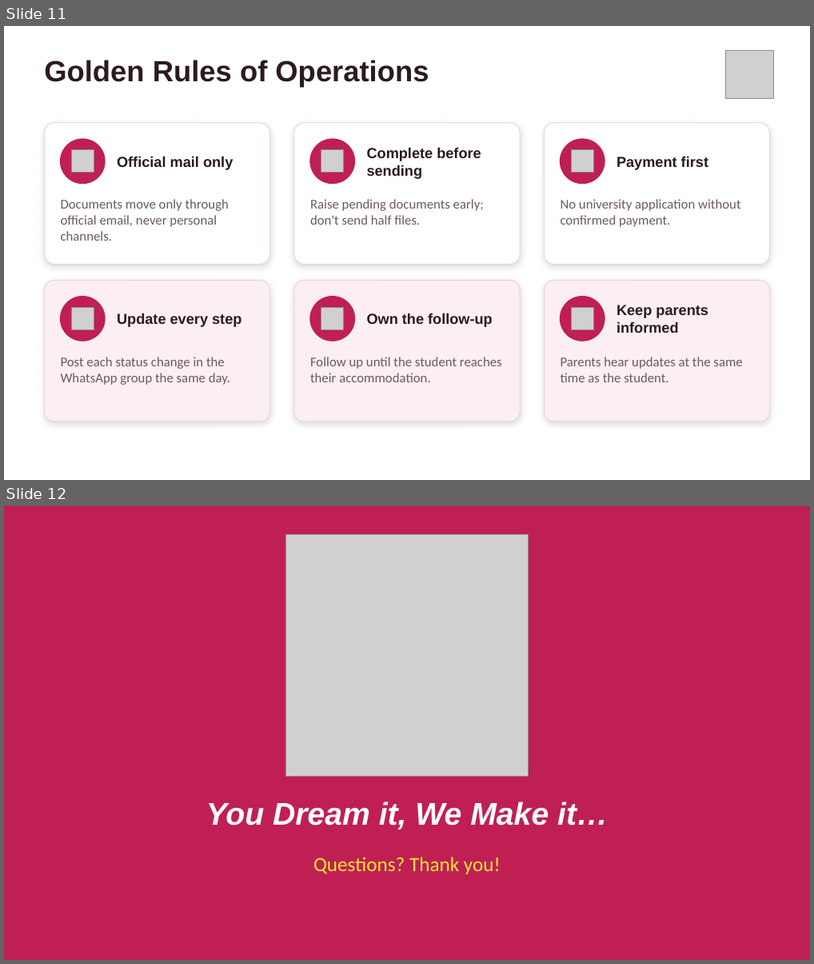
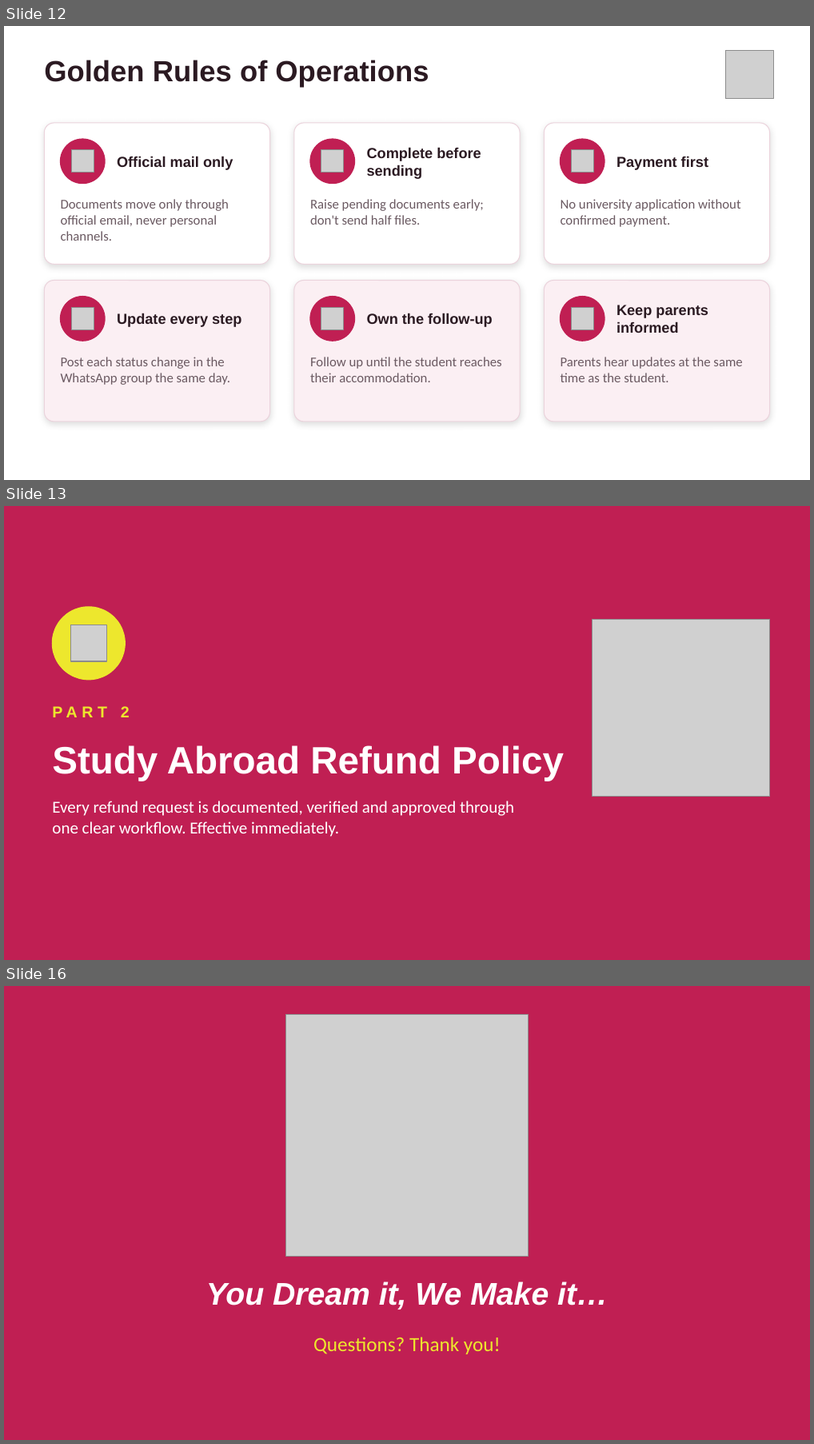
Before and after one commit to abijeethtiwariani-dot/alizon-os, a slide deck: Medcity_Operations_Workflow.pptx. Shown one above the other, each under a label of ours: slides 11 and 12 before the commit, slides 12, 13 and 16 after it; the slides between them are not shown. The pictures are 814x964 and 814x1444 pixels, drawn with LibreOffice and Linux fonts; fonts in the diff are those of the drawing; grey boxes stand for pictures. Boxes give left, top, right and bottom in pixels: in the first picture for what was removed or moved away, otherwise in the second. Text is boxed around its words. In the diff, an @@ line names an element or a change of style, - is before the commit and + after.

```diff
--- a/Medcity_Operations_Workflow.pptx
+++ b/Medcity_Operations_Workflow.pptx
@@ slide 13 added at bbox=[4, 506, 810, 960], background #C01F53 @@
@@ ellipse added at bbox=[52, 607, 125, 680], fill #EDE72D, outline #EDE72D 1 pt @@
@@ picture added at bbox=[70, 625, 106, 662] @@
@@ picture added at bbox=[593, 619, 770, 796] @@
@@ text added at bbox=[121, 706, 130, 717], 14 pt, text #EDE72D, bold @@
+PART 2
@@ text added at bbox=[52, 745, 564, 780], 34 pt, text #FFFFFF, bold @@
+Study Abroad Refund Policy
@@ text added at bbox=[52, 800, 514, 836], 15 pt, text #FFFFFF @@
+Every refund request is documented, verified and approved through one clear workflow. Effective immediately.
@@ what was slide 11 is now slide 12 @@
@@ what was slide 12 is now slide 16 @@
```
Also in this commit, not shown: 3 other slides added.
